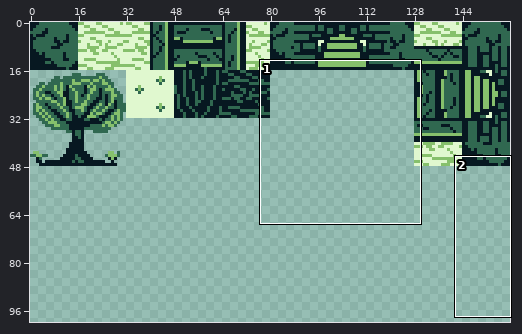
Two versions of one sprite sheet, assets/raw/bgr_tiles.png. The first picture is a wide view before the edit; the outline marks the close-up.
Close-up. Earlier state:
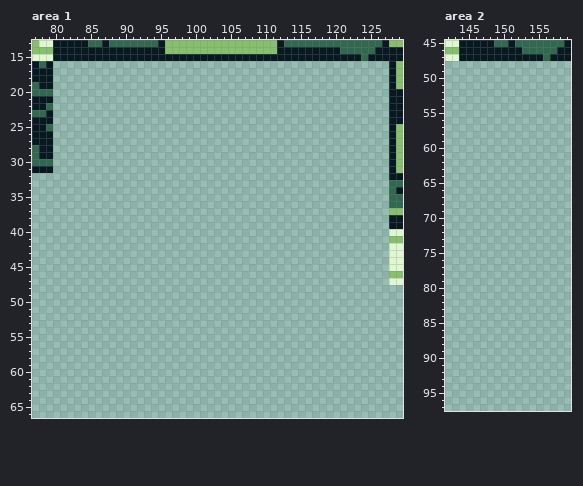
The file is 160x144 pixels. Shown: area 1: x 77..129, y 13..66; area 2: x 142..159, y 45..97. The wide view leaves out empty margins.
New version:
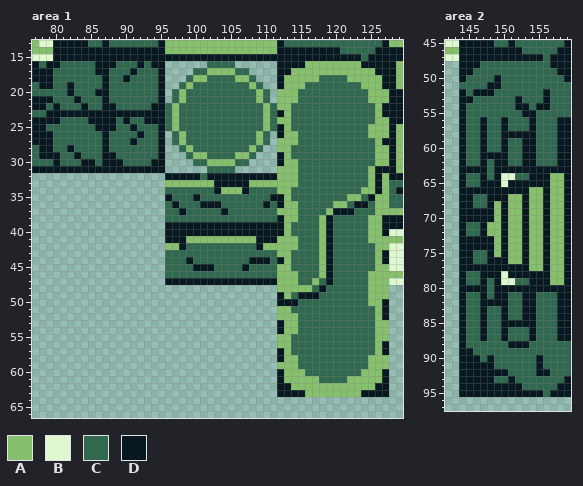
Palette (. is transparent): A #86c06c  B #e0f8cf  C #306850  D #071821
Diff:
Area 1:
y 16: x 80..95 ................ -> DCCCCCDDDCCCDCDD; x 102..105 .... -> CCCC; x 112..127 ................ -> DDDDAAAAAAAADDDD
y 17: x 80..95 ................ -> CCCCCCDDCCCDCCCD; x 100..107 ........ -> CCAAAACC; x 112..127 ................ -> DDAAAAAAAAAAAADD
y 18: x 80..95 ................ -> CCCCCCCDCCDCCCCD; x 99..108 .......... -> CAACCCCAAC; x 112..127 ................ -> DAAAAACCCCAAAAAD
y 19: x 80..95 ................ -> CCDCCCCDCCCCCCCD; x 98..109 ............ -> CACCCCCCCCAC; x 112..127 ................ -> DAAACCCCCCCCAAAD
y 20: x 80..95 ................ -> CCDCCCDDCCCCCCCD; x 97..110 .............. -> CACCCCCCCCCCAC; x 112..127 ................ -> AAACCCCCCCCCCAAA
y 21: x 80..95 ................ -> CCCDCCCDCCCCCCCD; x 97..110 .............. -> CACCCCCCCCCCAC; x 112..127 ................ -> AAACCCCCCCCCCAAA
y 22: x 80..127 ................................................ -> DCCCDCCDDCCCCCDDCACCCCCCCCCCCCACAACCCCCCCCCCCCAD
y 23: x 80..127 ................................................ -> DDDDDDDDDDDDDDDDCACCCCCCCCCCCCACDACCCCCCCCCCCCAD
y 24: x 80..127 ................................................ -> DCCCCDDDDCDCCDDDCACCCCCCCCCCCCACAACCCCCCCCCCCCAA
y 25: x 80..127 ................................................ -> CCCCCCDDDCCDCCCDCACCCCCCCCCCCCACDACCCCCCCCCCCAAA
y 26: x 80..95 ................ -> CCCCCCCDCCCCDCCD; x 97..110 .............. -> CACCCCCCCCCCAC; x 112..127 ................ -> DAACCCCCCCCCCAAA
y 27: x 80..95 ................ -> CCCCCCCDCCCDCCCD; x 97..110 .............. -> CACCCCCCCCCCAC; x 112..127 ................ -> AAACCCCCCCCCCCAD
y 28: x 80..95 ................ -> CCDCCCCDCCCCCCCD; x 98..109 ............ -> CACCCCCCCCAC; x 112..127 ................ -> AACCCCCCCCCCCCAA
y 29: x 80..95 ................ -> DCCDCCCDDCCCCCCD; x 99..108 .......... -> CAACCCCAAC; x 112..127 ................ -> DACCCCCCCCCCCCAA
y 30: x 80..95 ................ -> DCCCDDCDDDCCCCDD; x 100..107 ........ -> CCAAAACC; x 112..127 ................ -> DAACCCCCCCCCCCAA
y 31: x 80..95 ................ -> DDDDDDDDDDDDDDDD; x 102..105 .... -> CCCC; x 112..127 ................ -> AAACCCCCCCCCCADD
y 32: x 96..127 ................................ -> DDDDDCDDDDDDDDDDAAACCCCCCCCCCADA
y 33: x 96..127 ................................ -> AAAAAAADDDDDAAAAAAACCCCCCCCCCADA
y 34: x 96..127 ................................ -> CCCCCCCDAAADCCCCAACCCCCCCCCCAADA
y 35: x 96..127 ................................ -> DCCCDCCCCCCCCCCDDACCCCCCCCAACDAA
y 36: x 96..127 ................................ -> CDCCCDDDCCCCCCDCDAACCCCCAACDDCAA
y 37: x 96..127 ................................ -> CCDCCCCCDCCCCCCCAAACCCCADDDCCCAA
y 38: x 96..127 ................................ -> CCCCCCCCCCCCCCCCDAACCCADCCCCCAAD
y 39..40: x 96..127 ................................ -> DDDDDDDDDDDDDDDDDACCCCADCCCCCAAD
y 41: x 96..127 ................................ -> DDDAAAAAAAAAADDDAAACCCADCCCCCAAA
y 42: x 96..127 ................................ -> AADCCCCCCCCCCDAAAAACCCADCCCCCCAA
y 43: x 96..127 ................................ -> CCCCCCCCCCCCCCCCAACCCCADCCCCCCAD
y 44: x 96..127 ................................ -> CCCDCCCCCCCCDDDCDACCCCADCCCCCCAD
y 45: x 96..127 ................................ -> CCCCDDDCCCCDCCCCAACCCCADCCCCCCAA
y 46: x 96..127 ................................ -> CCCCCCCCCCCCCCCCAAACCCADCCCCCAAA
y 47: x 96..127 ................................ -> DDDDDDDDDDDDDDDDAAACCACDCCCCCAAA
y 48: x 112..127 ................ -> AAAAACDCCCCCCAAA
y 49: x 112..127 ................ -> DACDDDCCCCCCCAAA
y 50: x 112..127 ................ -> DDDCCCCCCCCCCAAD
y 51: x 112..127 ................ -> AACCCCCCCCCCCCAD
y 52: x 112..127 ................ -> AAACCCCCCCCCCCAD
y 53..54: x 112..127 ................ -> DAACCCCCCCCCCCAA
y 55: x 112..127 ................ -> AACCCCCCCCCCCCAA
y 56: x 112..127 ................ -> AACCCCCCCCCCCCAD
y 57: x 112..127 ................ -> DACCCCCCCCCCCCAD
y 58: x 112..127 ................ -> DAACCCCCCCCCCAAA
y 59: x 112..127 ................ -> AAACCCCCCCCCCAAA
y 60: x 112..127 ................ -> DAAACCCCCCCCAAAD
y 61: x 112..127 ................ -> DAAAAACCCCAAAAAD
y 62: x 112..127 ................ -> DDAAAAAAAAAAAADD
y 63: x 112..127 ................ -> DDDDAAAAAAAADDDD
Area 2:
y 48: x 144..159 ................ -> DDDCCCCCCCCCCDDD
y 49: x 144..159 ................ -> DDCCCCCCCCCCCCDD
y 50: x 144..159 ................ -> DCCCCDCCCCCCCCCD
y 51: x 144..159 ................ -> CCCCDDCCCCCCCCCC
y 52: x 144..159 ................ -> DCDDDCCCCCCCDCCC
y 53: x 144..159 ................ -> DDCCCCCCDCCCDCCC
y 54: x 144..159 ................ -> DCCCCCCCDDCDDCCC
y 55: x 144..159 ................ -> DCCCCCCCCDDCCCCC
y 56..57: x 144..159 ................ -> DCCDCCDCCCDCCCDD
y 58: x 144..159 ................ -> DCCDCCDDDDDCCCDD
y 59..60: x 144..159 ................ -> DCCDCCDCCDDCCCDD
y 61: x 144..159 ................ -> DCCDDDDCCDDCCCDD
y 62: x 144..159 ................ -> DCCDCDDCCDDCCCDD
y 63: x 144..159 ................ -> DDDDCDDDDDDDDDDD
y 64: x 144..159 ................ -> DCCDCDBBCCDDDAAD
y 65: x 144..159 ................ -> DCCDDDBDDDDDDAAD
y 66: x 144..159 ................ -> DDDDDDDDDDAADAAD
y 67: x 144..159 ................ -> DDCCDDDAADAADAAD
y 68: x 144..159 ................ -> DDCCDADAADAADAAD
y 69..70: x 144..159 ................ -> DDDDDADAADAADAAD
y 71..72: x 144..159 ................ -> DCCDAADAADAADAAD
y 73..74: x 144..159 ................ -> DDDDDADAADAADAAD
y 75: x 144..159 ................ -> DDCCDADAADAADAAD
y 76: x 144..159 ................ -> DDCCDDDAADAADAAD
y 77: x 144..159 ................ -> DDDDDDDDDDAADAAD
y 78: x 144..159 ................ -> DCCDDDBDDDDDDAAD
y 79: x 144..159 ................ -> DCCDCDBBCCDDDAAD
y 80: x 144..159 ................ -> DDDDCDDDDDDDDDDD
y 81: x 144..159 ................ -> DCCDCDDCCDDCCCDD
y 82: x 144..159 ................ -> DCCDDDDCCDDCCCDD
y 83..84: x 144..159 ................ -> DCCDCCDCCDDCCCDD
y 85: x 144..159 ................ -> DCCDCCDDDDDCCCDD
y 86..87: x 144..159 ................ -> DCCDCCDCCCDCCCDD
y 88: x 144..159 ................ -> DCCCCCCDDDCCCCCC
y 89: x 144..159 ................ -> DDCCCCCCCCCCCCCC
y 90: x 144..159 ................ -> DDDCDCCCCCCDCCCC
y 91: x 144..159 ................ -> DDDDDCCCCCCDCCCC
y 92: x 144..159 ................ -> DDDDDDDCCCCDDCCC
y 93: x 144..159 ................ -> DDDDDCCDCCCCCCCD
y 94: x 144..159 ................ -> DDDDDDDDDCCCCCDD
y 95: x 144..159 ................ -> DDDDDDDDDDDDCDDD
Boxes around the changes in both close-ups, in picture pixels (x1, y1, x2, y2):
added: (53, 61, 389, 397)
added: (459, 61, 571, 397)
